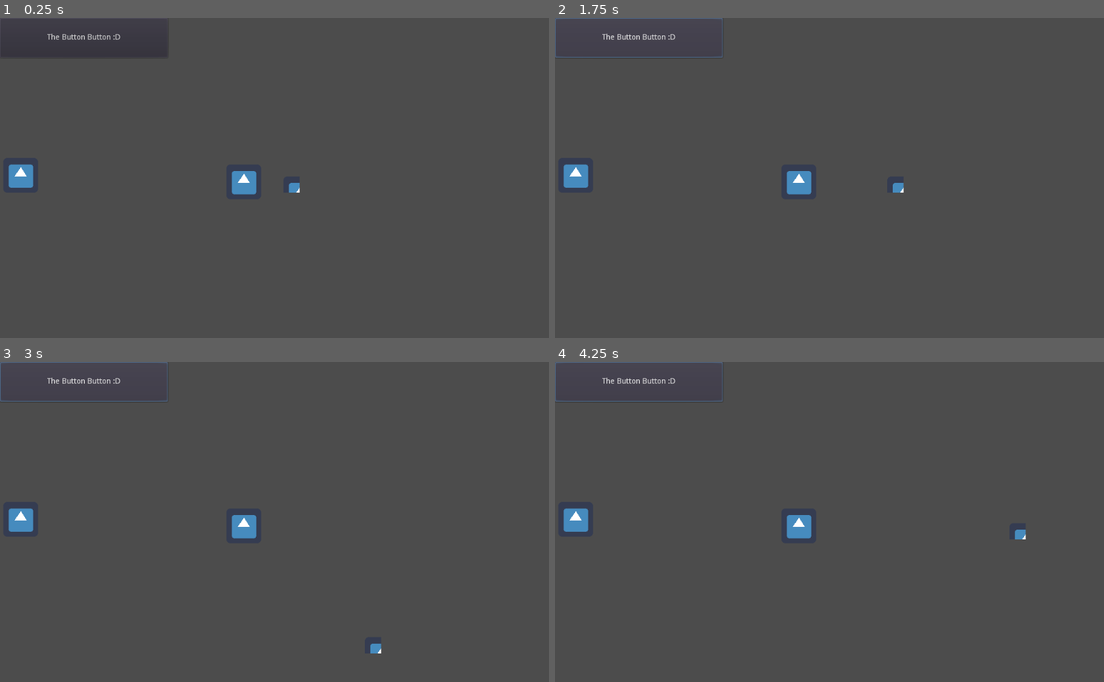
Above: before the commit, frames 1-4 (two rows, left to right).
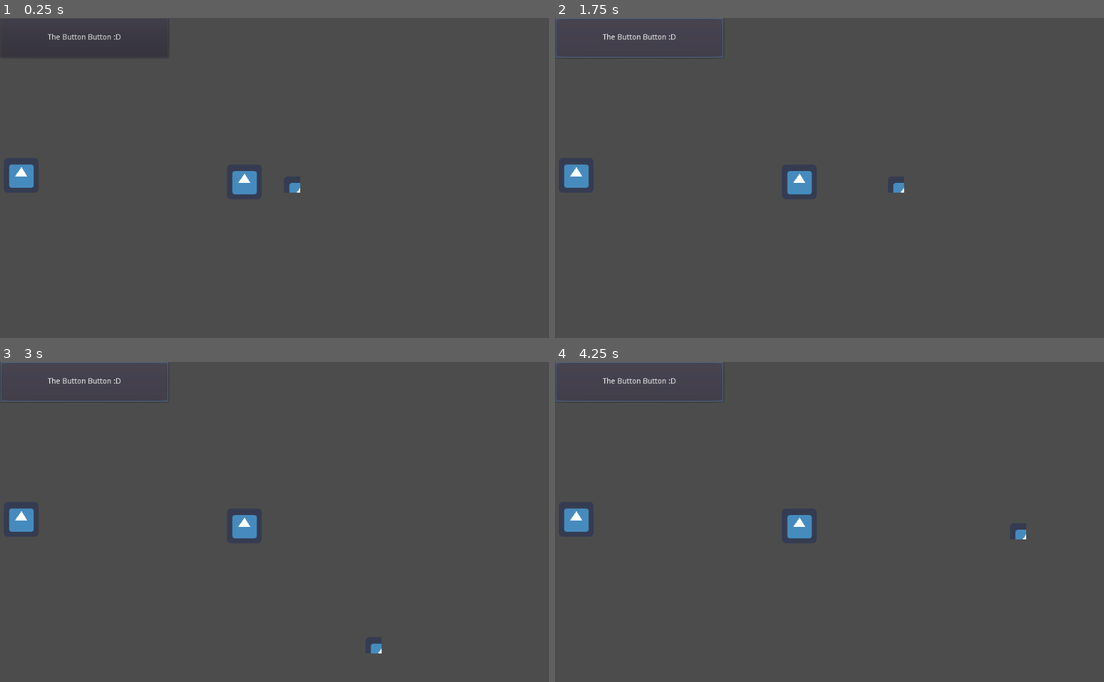
Above: after the commit, the same moments.

Repository: steagray/FA22-Senior-Design
Game: Godot game, scene res://Scenes/TestScene.tscn
Two runs of this game, one before a commit and one after it. Both use one fixed random seed, a clock stepped at 60 frames per second and the inputs below. The engine's default icon, where the game draws it, is replaced by a stand-in: a white triangle on a blue panel in a dark square.
Inputs:
- Up to frame 1 (0.25 s): no input
- Up to frame 2 (1.75 s): click "The Button Button :D" at 0.5 s; tap Enter (ui_accept) at 1.25, 1.52 s; hold Right (ui_right) from 1.28 s (still down)
- Up to frame 3 (3 s): tap Enter (ui_accept) at 2, 2.27 s; release Right (ui_right) at 2.03 s; hold Down (ui_down) 2.03-2.78 s; hold Right (ui_right) from 2.78 s (still down)
- Up to frame 4 (4.25 s): release Right (ui_right) at 3.53 s; hold Up (ui_up) from 3.53 s (still down); tap Enter (ui_accept) at 3.77 s

The runs differ from the first frame. In frame 1, 0.2% of the frame differs, in the area x 0-55%, y 0-56%; in frame 2, 0.3%, in the area x 0-64%, y 0-56%; in frame 3, 0.3%; in frame 4, 0.3%.

Commit message:
INitial Commit

Diff:
--- a/Scenes/TestScene.tscn
+++ b/Scenes/TestScene.tscn
@@ -5,6 +5,7 @@
 [ext_resource path="res://Scenes/IconButton.gd" type="Script" id=3]
 
 [node name="Node2D" type="Node2D"]
+position = Vector2( 1, 0 )
 
 [node name="Icon" type="Sprite" parent="."]
 position = Vector2( 537, 307 )
--- a/project.godot
+++ b/project.godot
@@ -8,12 +8,27 @@
 
 config_version=4
 
+_global_script_classes=[ {
+"base": "EditorVCSInterface",
+"class": "GitAPI",
+"language": "NativeScript",
+"path": "res://addons/godot-git-plugin/git_api.gdns"
+} ]
+_global_script_class_icons={
+"GitAPI": ""
+}
+
 [application]
 
 config/name="CSCI495Proj"
 run/main_scene="res://Scenes/TestScene.tscn"
 boot_splash/show_image=false
 config/icon="res://icon.png"
+
+[editor]
+
+version_control_autoload_on_startup=true
+version_control_plugin_name="GitAPI"
 
 [gui]
 
Not shown, added: addons/godot-git-plugin/plugin.cfg
Not shown, added: .gitattributes
Not shown, added: .gitignore
Not shown, added: addons/godot-git-plugin/LICENSE
Not shown, added: addons/godot-git-plugin/THIRDPARTY.md
Not shown, added: addons/godot-git-plugin/git_api.gdnlib
Not shown, added: addons/godot-git-plugin/git_api.gdns
Not shown, added: addons/godot-git-plugin/linux/libgitapi.so
Not shown, added: addons/godot-git-plugin/osx/libgitapi.dylib
Not shown, added: addons/godot-git-plugin/win64/libgitapi.dll
Not shown, added: addons/godot-git-plugin/win64/libgitapi.exp
Not shown, added: addons/godot-git-plugin/win64/libgitapi.lib
